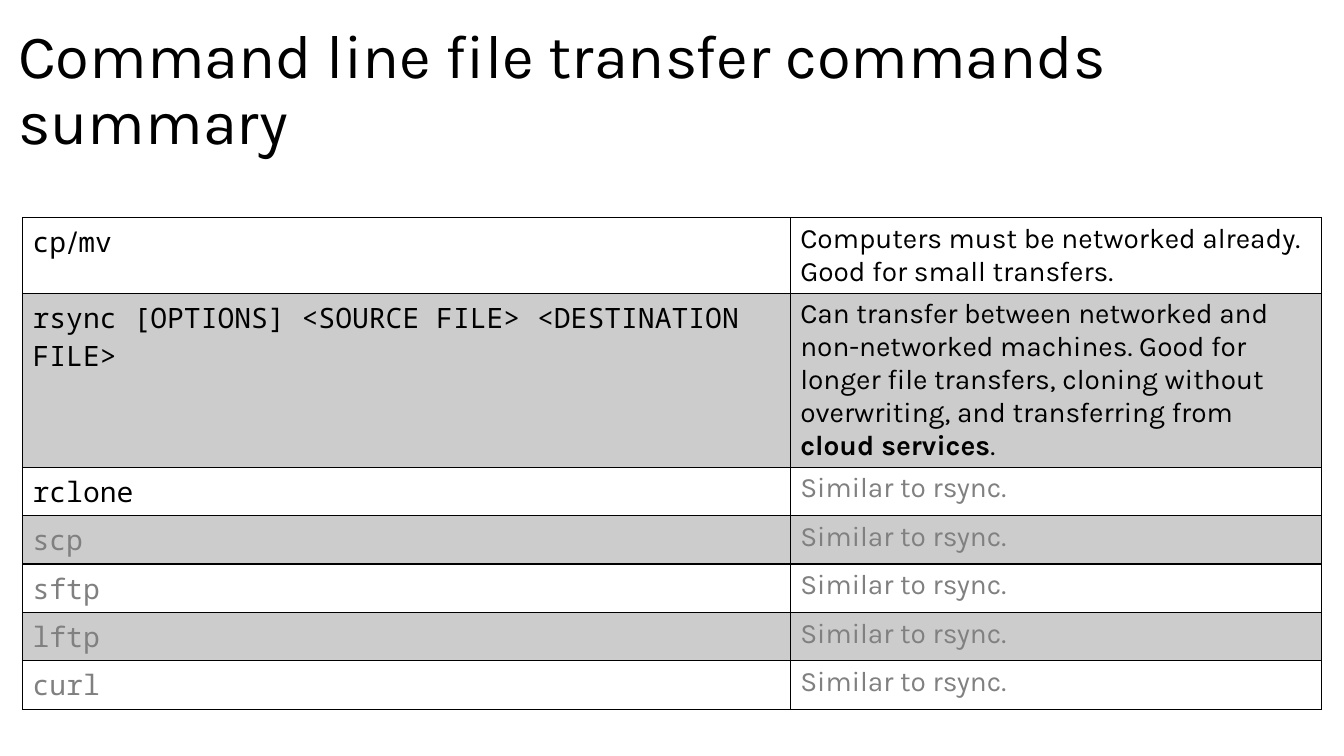
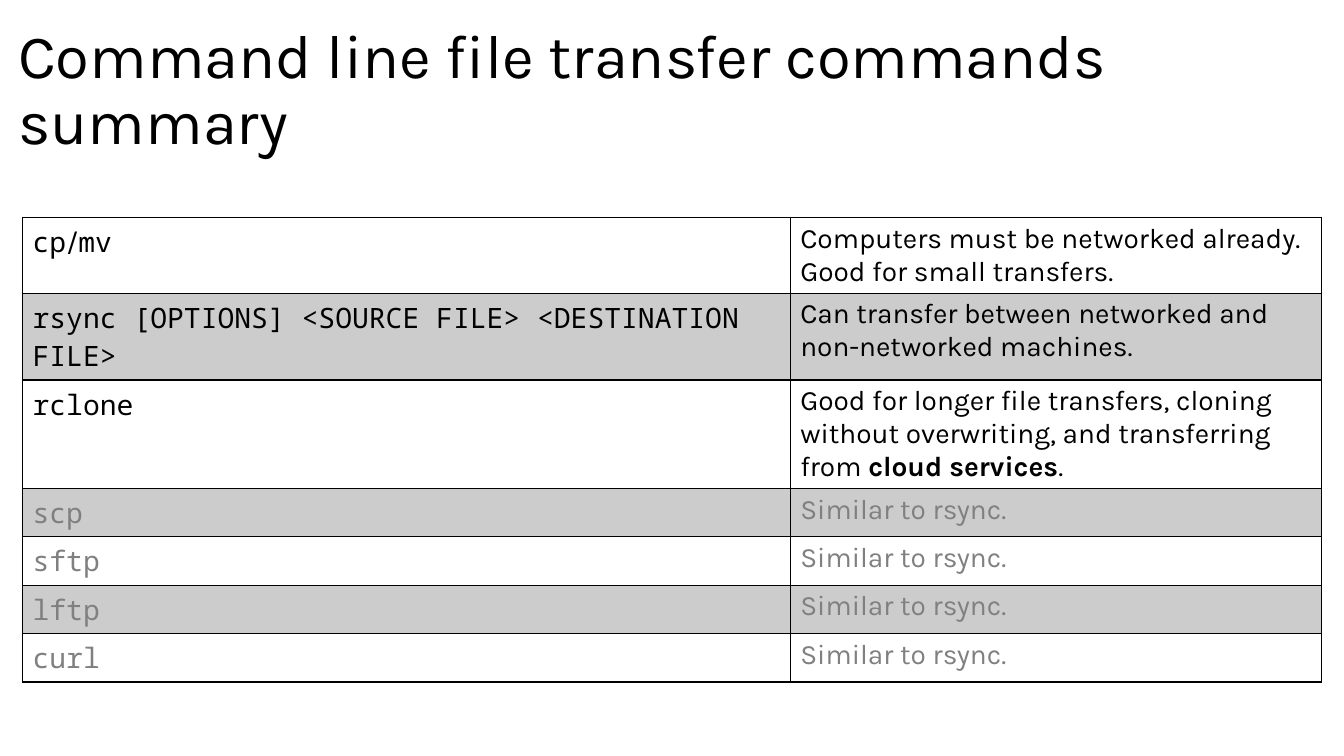
Before and after one commit to harvardinformatics/short-trainings, a slide deck: slide 25 of cmd-line-101/03-integration.pptx. Drawn at 1344x756 pixels with LibreOffice and Linux fonts; fonts in the diff are those of the drawing. Boxes give left, top, right and bottom in pixels: in the first picture for what was removed or moved away, otherwise in the second. Text is boxed around its words. In the diff, an @@ line names an element or a change of style, - is before the commit and + after.

```diff
--- a/cmd-line-101/03-integration.pptx
+++ b/cmd-line-101/03-integration.pptx
@@ table at (22,218,1322,675) @@
-row 2, column 2: Can transfer between networked and non-networked machines. Good for longer file transfers, cloning without overwriting, and transferring from cloud services.
+row 2, column 2: Can transfer between networked and non-networked machines.
-row 3, column 2: Similar to rsync.
+row 3, column 2: Good for longer file transfers, cloning without overwriting, and transferring from cloud services.
```
Also in this commit, not shown: 1 other file.
